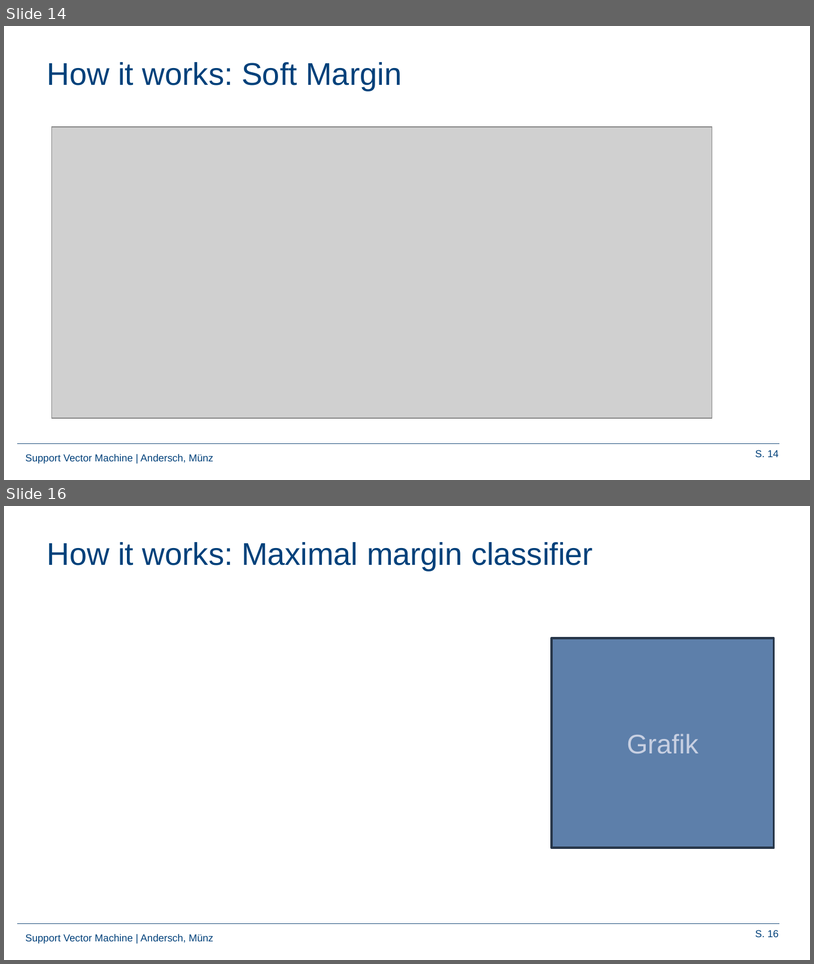
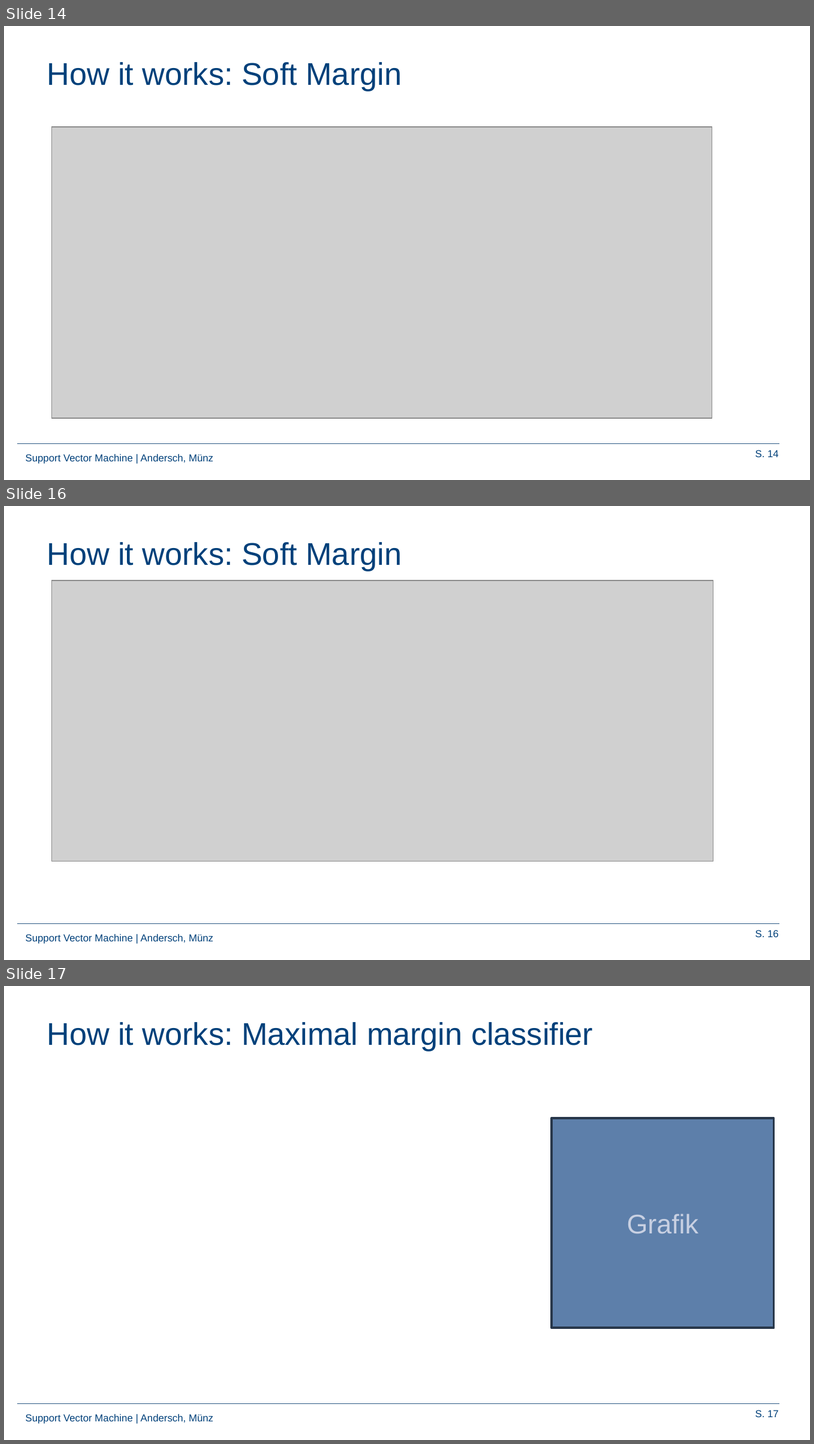
Before and after one commit to Frandersch/Statistical-Machine-Learning, a slide deck: Präsentation/Support Vector Machines.pptx. Shown one above the other, each under a label of ours: slides 14 and 16 before the commit, slides 14, 16 and 17 after it; the slides between them are not shown. The pictures are 814x964 and 814x1444 pixels, drawn with LibreOffice and Linux fonts; fonts in the diff are those of the drawing; grey boxes stand for pictures; background and template pictures are left out. Boxes give left, top, right and bottom in pixels: in the first picture for what was removed or moved away, otherwise in the second. Text is boxed around its words. In the diff, an @@ line names an element or a change of style, - is before the commit and + after.

Commit message:
decision rule soft margin

```diff
--- a/Präsentation/Support Vector Machines.pptx
+++ b/Präsentation/Support Vector Machines.pptx
@@ slide 16 added at [4, 506, 810, 960], background #FFFFFF; not listed: 3 template elements that a slide beside it also shows @@
@@ title added at [47, 542, 402, 571], 28 pt, text #00407A @@
+How it works: Soft Margin
@@ picture added at [51, 580, 714, 861] @@
@@ what was slide 16 is now slide 17 @@
@@ page number at [756, 1410, 779, 1417]: text changed @@
-S. 16
+S. 17
```
Also in this commit, not shown: 1 slide changed.
